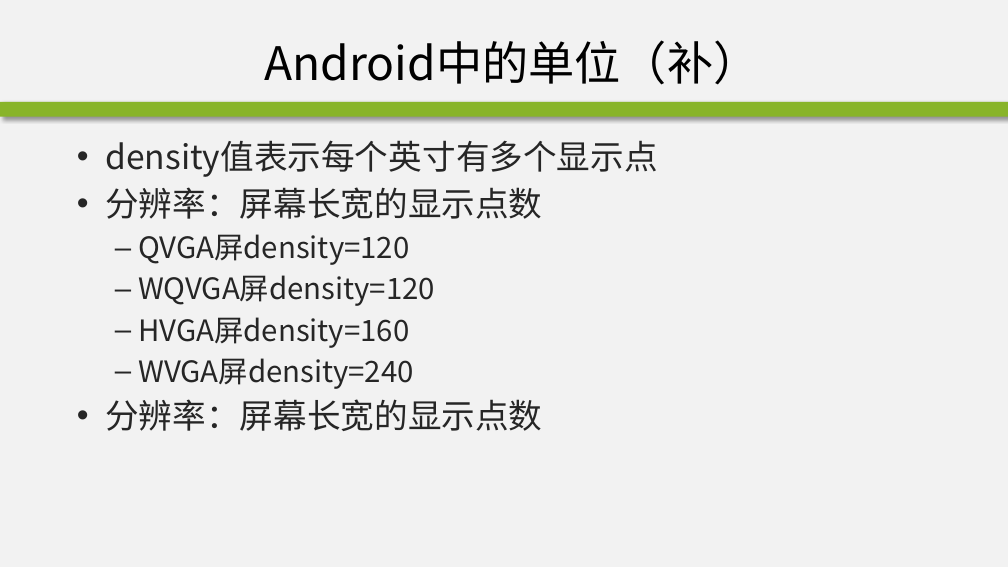
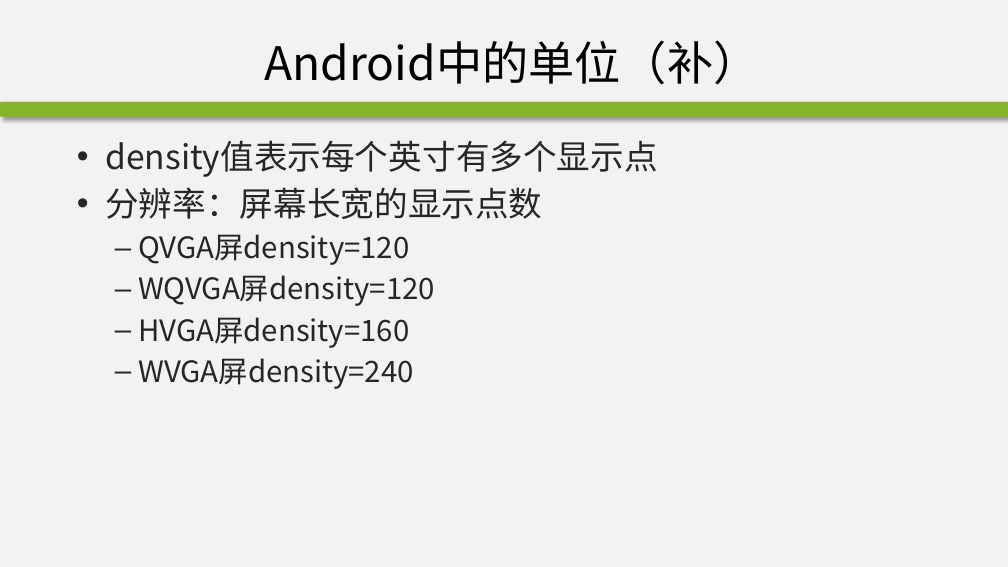
Before and after one commit to edu2act/course-android, a slide deck: slide 55 of materials/slides/ch02-2.pptx (slide 34 before the commit). Drawn at 1008x567 pixels with LibreOffice and Linux fonts; fonts in the diff are those of the drawing; background and template pictures are left out. Boxes give left, top, right and bottom in pixels: in the first picture for what was removed or moved away, otherwise in the second. Text is boxed around its words. In the diff, an @@ line names an element or a change of style, - is before the commit and + after.

```diff
--- a/materials/slides/ch02-2.pptx
+++ b/materials/slides/ch02-2.pptx
@@ text at bbox=[105, 399, 542, 431]: paragraph removed @@
-• 分辨率：屏幕长宽的显示点数
```
Also in this commit, not shown: 21 other slides changed, 5 slides added, 6 slides removed, 1 other file.
